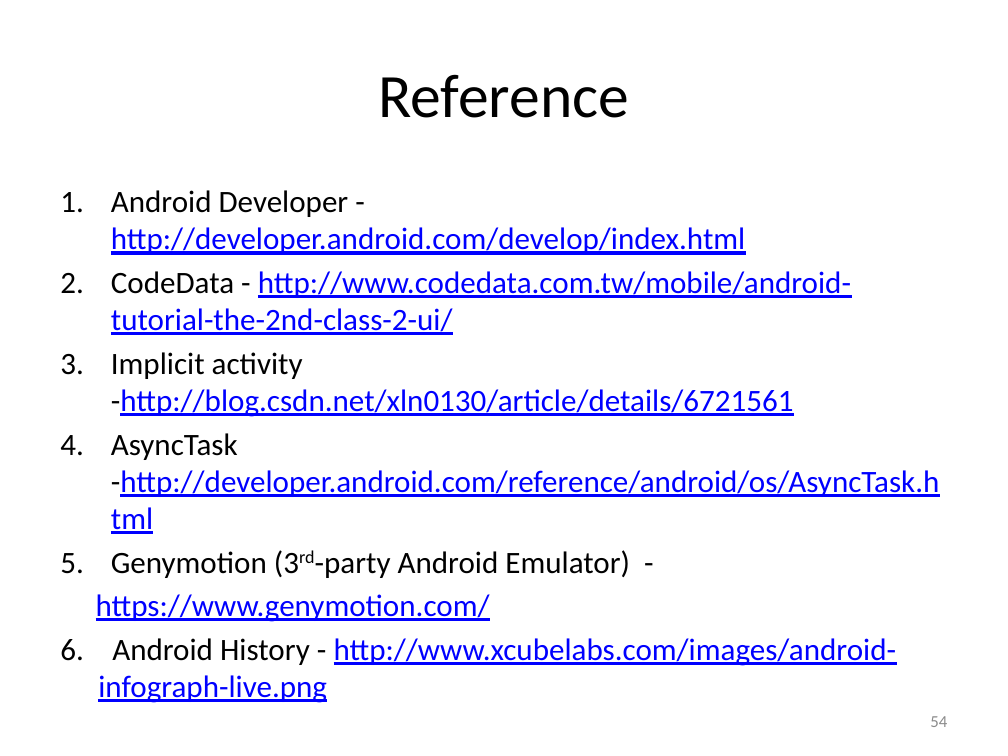
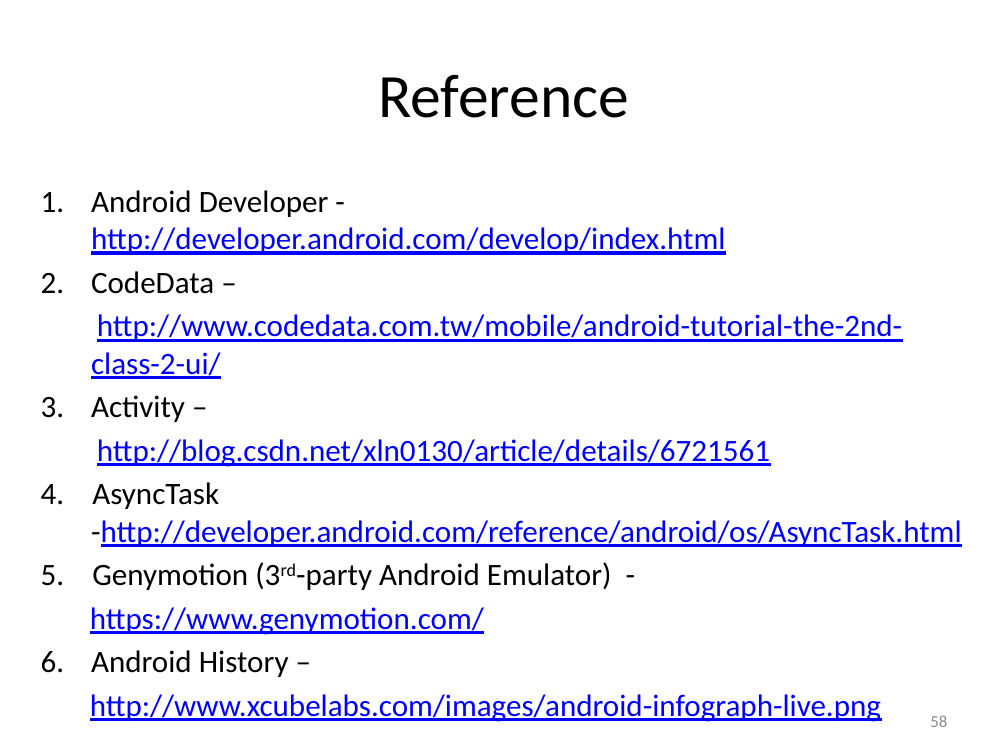
Before and after one commit to hs9021401/FIT_Android, a slide deck: slide 58 of The introduction of Android.pptx (slide 54 before the commit). Drawn at 1008x756 pixels with LibreOffice and Linux fonts; fonts in the diff are those of the drawing. Boxes give left, top, right and bottom in pixels: in the first picture for what was removed or moved away, otherwise in the second. Text is boxed around its words. In the diff, an @@ line names an element or a change of style, - is before the commit and + after.

```diff
--- a/The introduction of Android.pptx
+++ b/The introduction of Android.pptx
@@ text "Android Developer - http://developer.android.com/develop/ind ...": place and size @@
-text "Android Developer - http://developer.android.com/develop/ind ..." at <box>60,190,940,666</box>
+text "Android Developer - http://developer.android.com/develop/ind ..." at <box>41,190,962,722</box>
@@ text at <box>41,271,962,590</box>: text changed @@
-2. CodeData - http://www.codedata.com.tw/mobile/android-tutorial-the-2nd-class-2-ui/
-3. Implicit activity -http://blog.csdn.net/xln0130/article/details/6721561
-4. AsyncTask -http://developer.android.com/reference/android/os/AsyncTask.html
-5. Genymotion (3rd-party Android Emulator) -
+2. CodeData –
+http://www.codedata.com.tw/mobile/android-tutorial-the-2nd-class-2-ui/
+3. Activity –
+http://blog.csdn.net/xln0130/article/details/6721561
+4. AsyncTask -http://developer.android.com/reference/android/os/AsyncTask.html
+5. Genymotion (3rd-party Android Emulator) -
@@ text at <box>90,650,881,722</box>: text changed @@
-6. Android History - http://www.xcubelabs.com/images/android-infograph-live.png
+6. Android History –
+http://www.xcubelabs.com/images/android-infograph-live.png
@@ page number at <box>930,715,947,727</box>: text changed @@
-54
+58
```
Also in this commit, not shown: 16 other slides changed, 5 slides added.
